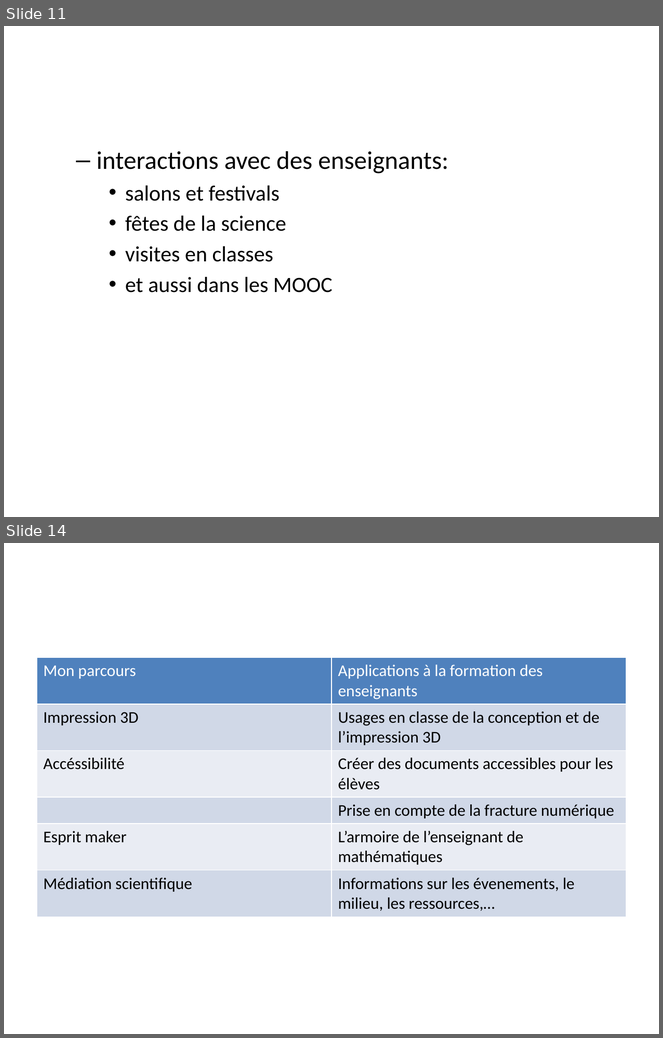
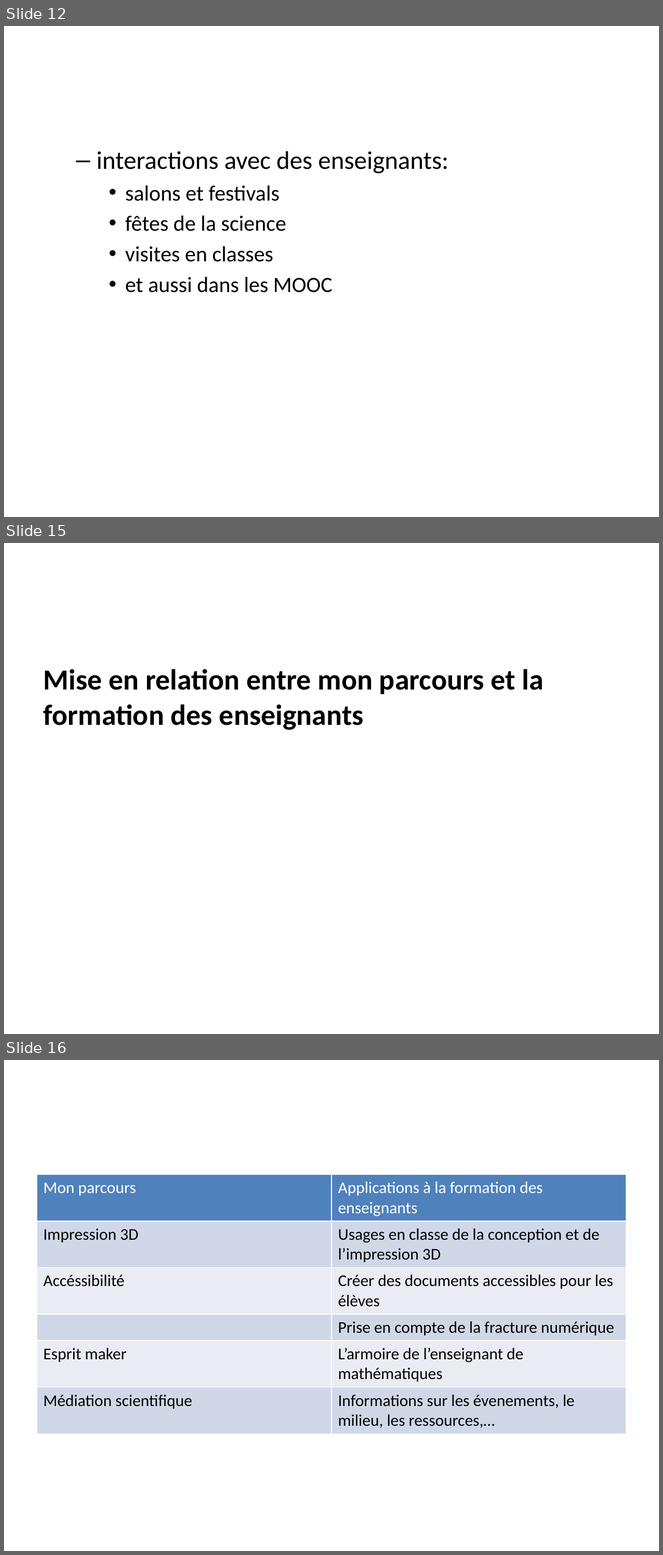
Before and after one commit to albamath/Marseille, a slide deck: 2020-05-30.pptx. Shown one above the other, each under a label of ours: slides 11 and 14 before the commit, slides 12, 15 and 16 after it; the slides between them are not shown. The pictures are 663x1038 and 663x1555 pixels, drawn with LibreOffice and Linux fonts; fonts in the diff are those of the drawing. Boxes give left, top, right and bottom in pixels: in the first picture for what was removed or moved away, otherwise in the second. Text is boxed around its words. In the diff, an @@ line names an element or a change of style, - is before the commit and + after.

```diff
--- a/2020-05-30.pptx
+++ b/2020-05-30.pptx
@@ slide 15 added at (4,543,659,1034), background #FFFFFF @@
@@ text added at (44,669,543,730), 32 pt, text #000000, bold @@
+Mise en relation entre mon parcours et la formation des enseignants
@@ what was slide 11 is now slide 12 @@
@@ what was slide 14 is now slide 16 @@
```
Also in this commit, not shown: 1 other slide added, 14 other files.
